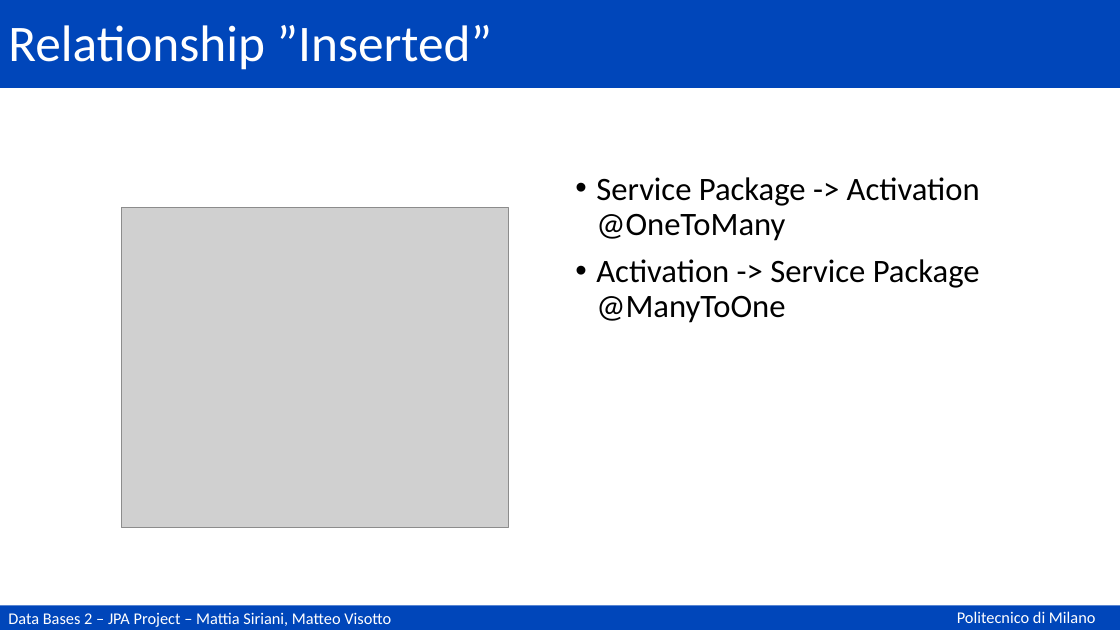
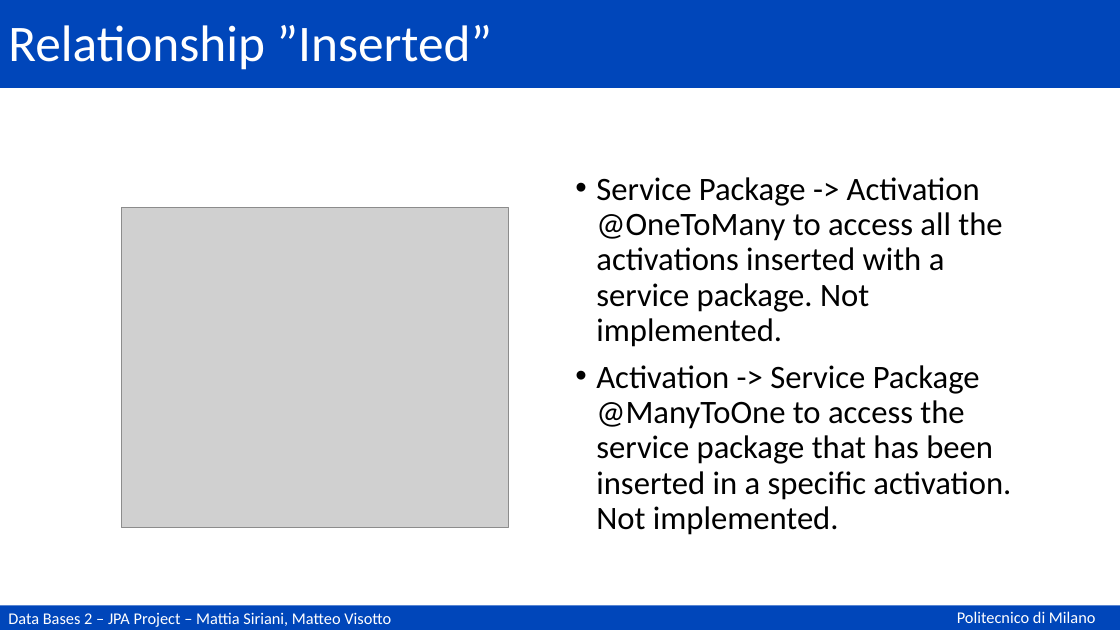
Before and after one commit to matteovisotto/DB2-SirianiVisotto, a slide deck: slide 65 of Documentation.pptx (slide 63 before the commit). Drawn at 1120x630 pixels with LibreOffice and Linux fonts; fonts in the diff are those of the drawing; grey boxes stand for pictures. Boxes give left, top, right and bottom in pixels: in the first picture for what was removed or moved away, otherwise in the second. Text is boxed around its words. In the diff, an @@ line names an element or a change of style, - is before the commit and + after.

```diff
--- a/Documentation.pptx
+++ b/Documentation.pptx
@@ text at (596, 177, 1011, 535): text changed @@
-• Service Package -> Activation @OneToMany
-• Activation -> Service Package @ManyToOne
+• Service Package -> Activation @OneToMany to access all the activations inserted with a service package. Not implemented.
+• Activation -> Service Package @ManyToOne to access the service package that has been inserted in a specific activation. Not implemented.
```
Also in this commit, not shown: 11 other slides changed, 2 slides added.
